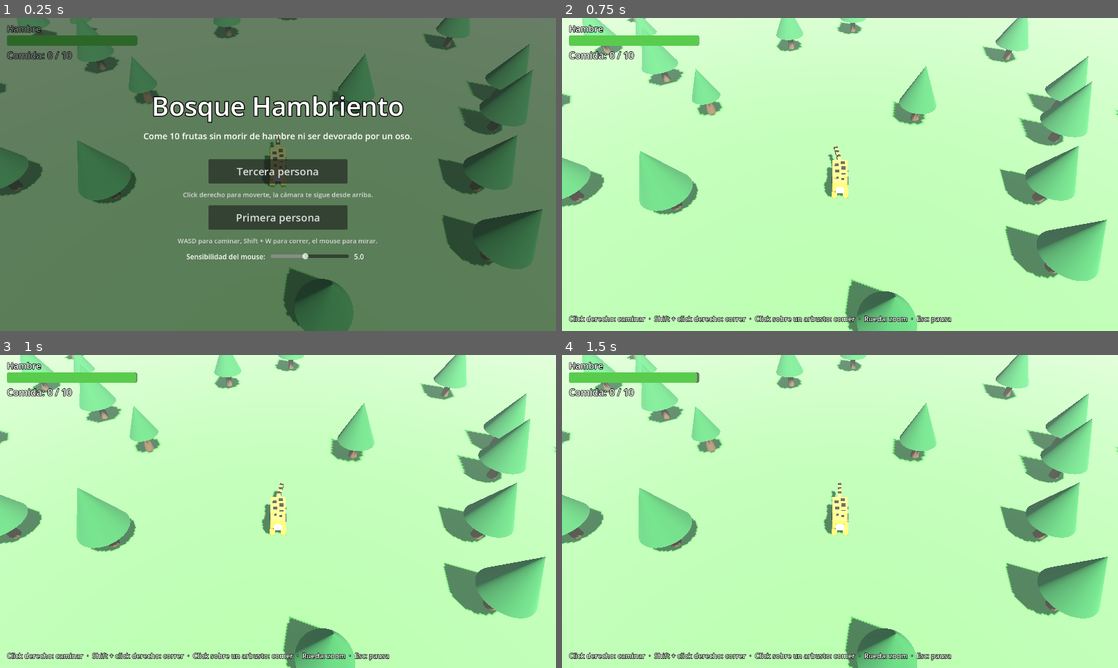
Above: before the commit, frames 1-4 (two rows, left to right).
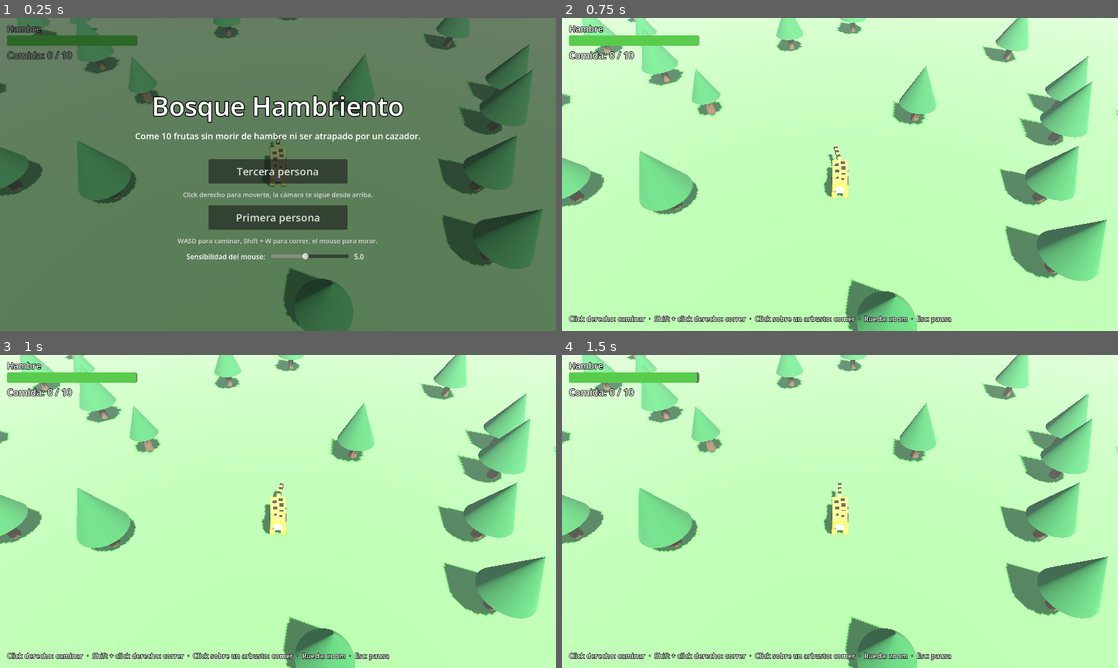
Above: after the commit, the same moments.

Repository: franco-marin/Proyecto_CDEV
Game: Godot game, scene res://escenas/main.tscn
The game is run twice, just before and just after one commit, with the same random seed, the same clock (stepped at 60 frames per second) and the same inputs.
Inputs (mouse positions are in pixels of both pictures, inside the frame that each line leads up to):
- Up to frame 1 (0.25 s): no input
- Up to frame 2 (0.75 s): click "Tercera persona" at 0.5 s
- Up to frame 3 (1 s): no input
- Up to frame 4 (1.5 s): move the mouse to (962, 495) at 1.27 s; hold D (derecha) from 1.28 s (still down); hold Shift (correr) from 1.28 s (still down); click (962, 495) at 1.42 s

The runs differ from the first frame. In frame 1, 0.6% of the frame differs, in the area x 24-76%, y 36-40%; in frame 2, nothing differs; in frame 3, nothing differs; in frame 4, nothing differs.

Commit message:
feat: Cambia al oso por un cazador

Diff:
--- /dev/null
+++ b/escenas/animales/cazador.tscn
@@ -0,0 +1,31 @@
+[gd_scene format=3]
+
+[ext_resource type="Script" path="res://scripts/animales/cazador.gd" id="1_script"]
+[ext_resource type="Script" path="res://scripts/modelo_humano.gd" id="2_modelo"]
+
+[sub_resource type="CylinderShape3D" id="Forma"]
+height = 1.8
+radius = 0.4
+
+[node name="Cazador" type="CharacterBody3D" groups=["cazadores"]]
+collision_layer = 8
+collision_mask = 3
+script = ExtResource("1_script")
+velocidad_caminar = 1.8
+velocidad_correr = 5.0
+radio_deambular = 14.0
+radio_ataque = 1.6
+hambre_minima = 30.0
+hambre_maxima = 60.0
+
+[node name="Colision" type="CollisionShape3D" parent="."]
+transform = Transform3D(1, 0, 0, 0, 1, 0, 0, 0, 1, 0, 0.9, 0)
+shape = SubResource("Forma")
+
+[node name="Modelo" type="Node3D" parent="."]
+script = ExtResource("2_modelo")
+
+[node name="Agente" type="NavigationAgent3D" parent="."]
+path_desired_distance = 0.5
+target_desired_distance = 0.5
+path_height_offset = 0.5
--- a/escenas/animales/oso.tscn
+++ /dev/null
@@ -1,39 +0,0 @@
-[gd_scene format=3]
-
-[ext_resource type="Script" path="res://scripts/animales/carnivoro_grande.gd" id="1_script"]
-[ext_resource type="Script" path="res://scripts/modelo_animal.gd" id="2_modelo"]
-
-[sub_resource type="CylinderShape3D" id="Forma"]
-height = 1.7
-radius = 0.8
-
-[node name="Oso" type="CharacterBody3D" groups=["carnivoros", "carnivoros_grandes"]]
-collision_layer = 8
-collision_mask = 3
-script = ExtResource("1_script")
-velocidad_caminar = 1.6
-velocidad_correr = 4.5
-radio_deambular = 14.0
-radio_ataque = 1.9
-hambre_minima = 30.0
-hambre_maxima = 60.0
-
-[node name="Colision" type="CollisionShape3D" parent="."]
-transform = Transform3D(1, 0, 0, 0, 1, 0, 0, 0, 1, 0, 0.85, 0)
-shape = SubResource("Forma")
-
-[node name="Modelo" type="Node3D" parent="."]
-script = ExtResource("2_modelo")
-tamano = 1.6
-color_cuerpo = Color(0.3, 0.2, 0.13, 1)
-color_detalle = Color(0.17, 0.11, 0.07, 1)
-largo_cuerpo = 1.1
-ancho_cuerpo = 0.7
-alto_cuerpo = 0.6
-tamano_cabeza = 0.5
-hocico_largo = true
-
-[node name="Agente" type="NavigationAgent3D" parent="."]
-path_desired_distance = 0.5
-target_desired_distance = 0.5
-path_height_offset = 0.5
--- a/escenas/main.tscn
+++ b/escenas/main.tscn
@@ -171,7 +171,7 @@
 theme_override_colors/font_outline_color = Color(0, 0, 0, 1)
 theme_override_constants/outline_size = 8
 theme_override_font_sizes/font_size = 30
-text = "¡Un oso te persigue! (Shift: correr)"
+text = "¡Un cazador te persigue! (Shift: correr)"
 horizontal_alignment = 1
 
 [node name="Ayuda" type="Label" parent="HUD"]
@@ -312,7 +312,7 @@
 [node name="Objetivo" type="Label" parent="MenuInicio/Fondo/Centro/Caja"]
 layout_mode = 2
 theme_override_font_sizes/font_size = 20
-text = "Come 10 frutas sin morir de hambre ni ser devorado por un oso."
+text = "Come 10 frutas sin morir de hambre ni ser atrapado por un cazador."
 horizontal_alignment = 1
 
 [node name="Espacio" type="Control" parent="MenuInicio/Fondo/Centro/Caja"]
--- a/scripts/animales/animal_ia.gd
+++ b/scripts/animales/animal_ia.gd
@@ -32,7 +32,8 @@
 var _gravedad: float = ProjectSettings.get_setting("physics/3d/default_gravity")
 
 @onready var agente: NavigationAgent3D = $Agente
-@onready var modelo: ModeloAnimal = $Modelo
+## Sin tipo a propósito: puede ser un ModeloAnimal o un ModeloHumano (ambos tienen "velocidad").
+@onready var modelo = $Modelo
 
 
 func _ready() -> void:
--- a/scripts/animales/carnivoro_pequeno.gd
+++ b/scripts/animales/carnivoro_pequeno.gd
@@ -1,17 +1,17 @@
 extends AnimalIA
 ## Carnívoro pequeño (zorro): caza herbívoros pequeños, ignora al jugador
-## y huye de los carnívoros grandes.
+## y huye de los cazadores.
 
-@export var distancia_miedo_grandes := 7.0
+@export var distancia_miedo_cazadores := 10.0
 @export var vision_caza := 14.0
 @export var distancia_rendirse := 18.0
 @export var tiempo_maximo_caza := 8.0
 
 
 func _pensar() -> void:
-	var grande := buscar_mas_cercano("carnivoros_grandes", distancia_miedo_grandes)
-	if grande:
-		huir_de(grande)
+	var cazador := buscar_mas_cercano("cazadores", distancia_miedo_cazadores)
+	if cazador:
+		huir_de(cazador)
 		return
 
 	if estado == Estado.PERSEGUIR and continuar_persecucion(distancia_rendirse, tiempo_maximo_caza):
--- a/scripts/animales/carnivoro_grande.gd
+++ b/scripts/animales/cazador.gd
@@ -1,5 +1,5 @@
 extends AnimalIA
-## Carnívoro grande (oso): lento, caza animales pequeños y, si ve al jugador,
+## Cazador furtivo: recorre el bosque, caza animales pequeños y, si ve al jugador,
 ## lo prefiere antes que cualquier otra presa. Se rinde si el jugador se aleja lo suficiente.
 
 @export var vision_jugador := 15.0
@@ -25,7 +25,7 @@
 	if estado == Estado.PERSEGUIR and continuar_persecucion(distancia_rendirse_caza, tiempo_maximo_caza):
 		return
 
-	# 4) Buscar presa pequeña si tiene hambre.
+	# 4) Buscar presa pequeña si quiere cazar.
 	if tiene_hambre():
 		var presa := buscar_mas_cercano("animales_pequenos", vision_caza)
 		if presa:
@@ -41,6 +41,6 @@
 
 func _atrapar(presa) -> void:
 	if presa.is_in_group("jugador"):
-		presa.ser_devorado()
+		presa.ser_capturado()
 	else:
 		super(presa)
--- a/scripts/animales/herbivoro_pequeno.gd
+++ b/scripts/animales/herbivoro_pequeno.gd
@@ -1,15 +1,18 @@
 extends AnimalIA
 ## Herbívoro pequeño (conejo): come fruta, compite con el jugador por ella
-## y huye tanto del jugador como de cualquier carnívoro.
+## y huye del jugador, de cualquier carnívoro y de los cazadores.
 
 @export var distancia_miedo_jugador := 6.0
 @export var distancia_miedo_carnivoros := 9.0
+@export var distancia_miedo_cazadores := 12.0
 @export var vision_comida := 15.0
 
 
 func _pensar() -> void:
 	# 1) Lo más importante: sobrevivir.
-	var amenaza := buscar_mas_cercano("carnivoros", distancia_miedo_carnivoros)
+	var amenaza := buscar_mas_cercano("cazadores", distancia_miedo_cazadores)
+	if amenaza == null:
+		amenaza = buscar_mas_cercano("carnivoros", distancia_miedo_carnivoros)
 	if amenaza == null:
 		amenaza = buscar_mas_cercano("jugador", distancia_miedo_jugador)
 	if amenaza:
--- a/scripts/jugador.gd
+++ b/scripts/jugador.gd
@@ -141,8 +141,8 @@
 	_navegar(fruta.global_position, correr)
 
 
-func ser_devorado() -> void:
-	_morir("devorado")
+func ser_capturado() -> void:
+	_morir("capturado")
 
 
 func puede_ser_objetivo() -> bool:
--- a/scripts/main.gd
+++ b/scripts/main.gd
@@ -8,7 +8,7 @@
 const ESCENA_PAJARO := preload("res://escenas/pajaro.tscn")
 const ESCENA_CONEJO := preload("res://escenas/animales/conejo.tscn")
 const ESCENA_ZORRO := preload("res://escenas/animales/zorro.tscn")
-const ESCENA_OSO := preload("res://escenas/animales/oso.tscn")
+const ESCENA_CAZADOR := preload("res://escenas/animales/cazador.tscn")
 
 const FRUTAS_PARA_GANAR := 10
 const DISTANCIA_RAYO := 1000.0
@@ -29,7 +29,7 @@
 @export var cantidad_frutas := 12
 @export var poblacion_conejos := 10
 @export var poblacion_zorros := 3
-@export var cantidad_osos := 3
+@export var cantidad_cazadores := 3
 @export var cantidad_pajaros := 8
 
 @export_group("Cámara")
@@ -105,8 +105,8 @@
 		_crear_animal(ESCENA_CONEJO, 10.0)
 	for i in poblacion_zorros:
 		_crear_animal(ESCENA_ZORRO, 15.0)
-	for i in cantidad_osos:
-		_crear_animal(ESCENA_OSO, 28.0)
+	for i in cantidad_cazadores:
+		_crear_animal(ESCENA_CAZADOR, 28.0)
 	for i in cantidad_pajaros:
 		_crear_pajaro()
 	listo = true
@@ -121,9 +121,9 @@
 
 	if jugando and listo:
 		tiempo_jugado += delta
-		var oso := _oso_que_persigue()
-		aviso.visible = oso != null
-		_actualizar_flecha(oso)
+		var cazador := _cazador_que_persigue()
+		aviso.visible = cazador != null
+		_actualizar_flecha(cazador)
 		if primera_persona:
 			aviso_comer.visible = jugador.fruta_al_alcance() != null
 
@@ -282,34 +282,34 @@
 	pajaro.global_position = get_tree().get_nodes_in_group("arboles").pick_random().punto_posado()
 
 
-# --- Osos y flecha de aviso ----------------------------------------------------------
-
-## El oso más cercano que está persiguiendo al jugador, o null.
-func _oso_que_persigue() -> Node3D:
+# --- Cazadores y flecha de aviso -----------------------------------------------------
+
+## El cazador más cercano que está persiguiendo al jugador, o null.
+func _cazador_que_persigue() -> Node3D:
 	var mas_cercano: Node3D = null
-	for nodo in get_tree().get_nodes_in_group("carnivoros_grandes"):
-		var oso := nodo as Node3D
-		if not oso.call("persigue_al_jugador"):
+	for nodo in get_tree().get_nodes_in_group("cazadores"):
+		var cazador := nodo as Node3D
+		if not cazador.call("persigue_al_jugador"):
 			continue
-		if mas_cercano == null or oso.global_position.distance_to(jugador.global_position) \
+		if mas_cercano == null or cazador.global_position.distance_to(jugador.global_position) \
 				< mas_cercano.global_position.distance_to(jugador.global_position):
-			mas_cercano = oso
+			mas_cercano = cazador
 	return mas_cercano
 
 
-## Si el oso no está a la vista, una flecha en el borde de la pantalla indica de dónde viene.
-func _actualizar_flecha(oso: Node3D) -> void:
+## Si el cazador no está a la vista, una flecha en el borde de la pantalla indica de dónde viene.
+func _actualizar_flecha(cazador: Node3D) -> void:
 	var camara_activa := get_viewport().get_camera_3d()
-	if oso == null or camara_activa.is_position_in_frustum(oso.global_position + Vector3.UP):
+	if cazador == null or camara_activa.is_position_in_frustum(cazador.global_position + Vector3.UP):
 		flecha.visible = false
 		return
-	var hacia_oso := oso.global_position - jugador.global_position
+	var hacia_cazador := cazador.global_position - jugador.global_position
 	var frente := -camara_activa.global_transform.basis.z
 	var derecha := camara_activa.global_transform.basis.x
 	frente.y = 0.0
 	derecha.y = 0.0
-	# Ángulo del oso respecto de "adelante en la pantalla": 0 = arriba, positivo = a la derecha.
-	var angulo := atan2(hacia_oso.dot(derecha.normalized()), hacia_oso.dot(frente.normalized()))
+	# Ángulo del cazador respecto de "adelante en la pantalla": 0 = arriba, positivo = a la derecha.
+	var angulo := atan2(hacia_cazador.dot(derecha.normalized()), hacia_cazador.dot(frente.normalized()))
 	var centro := get_viewport().get_visible_rect().size / 2.0
 	flecha.position = centro + Vector2(sin(angulo) * centro.x, -cos(angulo) * centro.y) * 0.82
 	flecha.rotation = angulo
@@ -358,8 +358,8 @@
 
 
 func _on_jugador_murio(motivo: String) -> void:
-	if motivo == "devorado":
-		_terminar(false, "Un oso te alcanzó.")
+	if motivo == "capturado":
+		_terminar(false, "Un cazador te atrapó.")
 	else:
 		_terminar(false, "Te moriste de hambre.")
 
--- a/scripts/modelo_animal.gd
+++ b/scripts/modelo_animal.gd
@@ -3,7 +3,7 @@
 extends Node3D
 ## Construye por código un cuadrúpedo hecho de cajas y anima sus patas según la velocidad.
 ## Gracias a @tool también se ve en el editor y se rehace al cambiar cualquier propiedad
-## en el Inspector. Así un solo script sirve para conejos, zorros y osos.
+## en el Inspector. Así un solo script sirve para conejos y zorros.
 
 enum TipoOrejas { CORTAS, LARGAS, PUNTIAGUDAS }
 
--- /dev/null
+++ b/scripts/modelo_humano.gd
@@ -0,0 +1,130 @@
+@tool
+class_name ModeloHumano
+extends Node3D
+## Construye por código un humano hecho de cajas (el cazador) y anima sus piernas según
+## la velocidad. Es el mismo estilo que ModeloAnimal, pero bípedo y con un rifle en las manos.
+## La piel es gris a propósito: es un personaje genérico, sin rasgos ni etnia.
+
+@export var tamano := 1.0:
+	set(valor):
+		tamano = valor
+		_reconstruir()
+@export var color_piel := Color(0.55, 0.55, 0.57):
+	set(valor):
+		color_piel = valor
+		_reconstruir()
+@export var color_camisa := Color(0.33, 0.36, 0.22):
+	set(valor):
+		color_camisa = valor
+		_reconstruir()
+@export var color_pantalon := Color(0.3, 0.25, 0.18):
+	set(valor):
+		color_pantalon = valor
+		_reconstruir()
+@export var color_sombrero := Color(0.42, 0.33, 0.2):
+	set(valor):
+		color_sombrero = valor
+		_reconstruir()
+@export var largo_piernas := 0.8:
+	set(valor):
+		largo_piernas = valor
+		_reconstruir()
+
+## La IA escribe aquí la velocidad actual; las piernas se mueven más rápido cuanto mayor sea.
+var velocidad := 0.0
+
+var _torso: Node3D
+var _piernas: Array[Node3D] = []
+var _y_torso := 0.0
+var _fase := 0.0
+var _fase_respirar := 0.0
+
+
+func _ready() -> void:
+	_reconstruir()
+
+
+func _reconstruir() -> void:
+	# Mientras la escena se está cargando todavía no estamos en el árbol: se construye en _ready.
+	if not is_inside_tree():
+		return
+	for hijo in get_children():
+		remove_child(hijo)
+		hijo.queue_free()
+	_piernas.clear()
+
+	scale = Vector3.ONE * tamano
+	var piel := _material(color_piel)
+	var camisa := _material(color_camisa)
+	var pantalon := _material(color_pantalon)
+	var sombrero := _material(color_sombrero)
+	var negro := _material(Color(0.05, 0.05, 0.05))
+	var madera := _material(Color(0.35, 0.2, 0.1))
+
+	# Piernas: cada una cuelga de un pivote en la cadera. Orden: izquierda, derecha.
+	for x in [1, -1]:
+		var cadera := Node3D.new()
+		cadera.position = Vector3(x * 0.12, largo_piernas, 0)
+		add_child(cadera)
+		_caja(cadera, Vector3(0.18, largo_piernas, 0.2), Vector3(0, -largo_piernas / 2.0, 0), pantalon)
+		_caja(cadera, Vector3(0.2, 0.12, 0.28), Vector3(0, -largo_piernas + 0.06, 0.04), negro)  # bota
+		_piernas.append(cadera)
+
+	# Torso: todo lo de la cintura para arriba cuelga de él, así se balancea junto al caminar.
+	_y_torso = largo_piernas
+	_torso = Node3D.new()
+	_torso.position = Vector3(0, _y_torso, 0)
+	add_child(_torso)
+	_caja(_torso, Vector3(0.5, 0.6, 0.28), Vector3(0, 0.3, 0), camisa)
+
+	# Cabeza (mira hacia +Z, que es "adelante" para todos los personajes del juego).
+	var cabeza := _caja(_torso, Vector3(0.3, 0.32, 0.3), Vector3(0, 0.79, 0), piel)
+	for lado in [1, -1]:
+		_caja(cabeza, Vector3(0.05, 0.05, 0.02), Vector3(lado * 0.07, 0.03, 0.15), negro)
+	_caja(cabeza, Vector3(0.5, 0.04, 0.5), Vector3(0, 0.17, 0), sombrero)  # ala
+	_caja(cabeza, Vector3(0.32, 0.14, 0.32), Vector3(0, 0.25, 0), sombrero)  # copa
+
+	# Brazos hacia adelante y hacia el centro, sosteniendo el rifle.
+	for x in [1, -1]:
+		var hombro := Node3D.new()
+		hombro.position = Vector3(x * 0.31, 0.55, 0)
+		hombro.rotation = Vector3(-1.3, -x * 0.35, 0)
+		_torso.add_child(hombro)
+		_caja(hombro, Vector3(0.14, 0.6, 0.14), Vector3(0, -0.3, 0), camisa)
+		_caja(hombro, Vector3.ONE * 0.12, Vector3(0, -0.62, 0), piel)  # mano
+
+	# Rifle: culata de madera y caño negro, apuntando hacia adelante.
+	_caja(_torso, Vector3(0.08, 0.12, 0.4), Vector3(0, 0.4, 0.35), madera)
+	_caja(_torso, Vector3(0.05, 0.05, 0.6), Vector3(0, 0.42, 0.85), negro)
+
+
+func _process(delta: float) -> void:
+	if Engine.is_editor_hint() or _piernas.is_empty():
+		return
+	var movimiento := clampf(velocidad / 3.0, 0.0, 1.0)
+	_fase += delta * (3.0 + velocidad * 2.0)
+	var giro := sin(_fase) * 0.6 * movimiento
+	_piernas[0].rotation.x = giro
+	_piernas[1].rotation.x = -giro
+	# Al caminar sube y baja con cada paso; quieto, respira despacio.
+	_fase_respirar += delta * 2.0
+	var respirar := sin(_fase_respirar) * 0.01 * (1.0 - movimiento)
+	_torso.position.y = _y_torso + absf(sin(_fase)) * 0.04 * movimiento + respirar
+
+
+func _caja(padre: Node3D, medidas: Vector3, posicion: Vector3, material: Material) -> MeshInstance3D:
+	var malla := BoxMesh.new()
+	malla.size = medidas
+	malla.material = material
+	var instancia := MeshInstance3D.new()
+	instancia.mesh = malla
+	instancia.position = posicion
+	padre.add_child(instancia)
+	return instancia
+
+
+func _material(color: Color) -> StandardMaterial3D:
+	var material := StandardMaterial3D.new()
+	material.albedo_color = color
+	material.roughness = 0.9
+	return material
Not shown, removed: scripts/animales/carnivoro_grande.gd.uid
Not shown, added: scripts/animales/cazador.gd.uid
Not shown, added: scripts/modelo_humano.gd.uid
Not shown, changed: README.md
